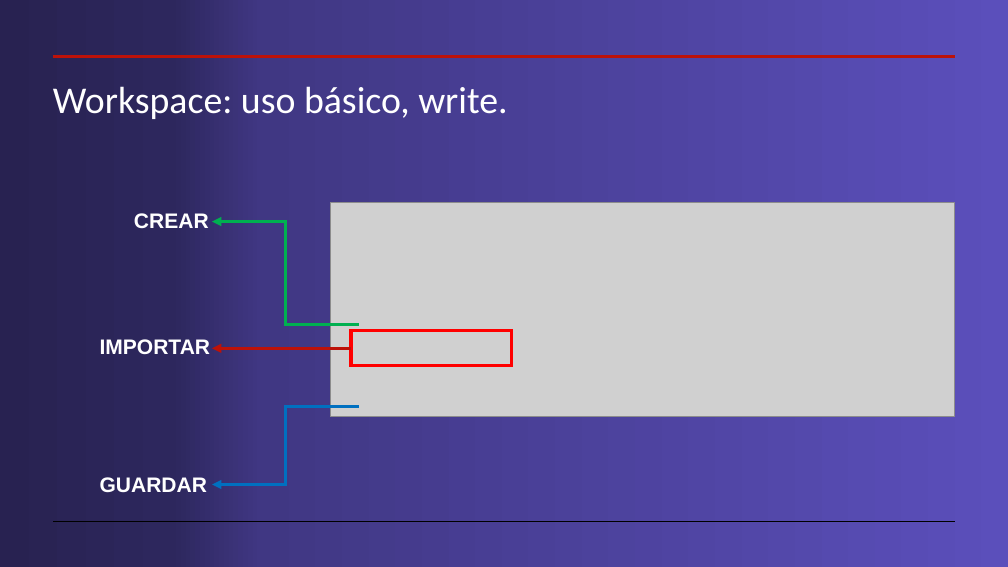
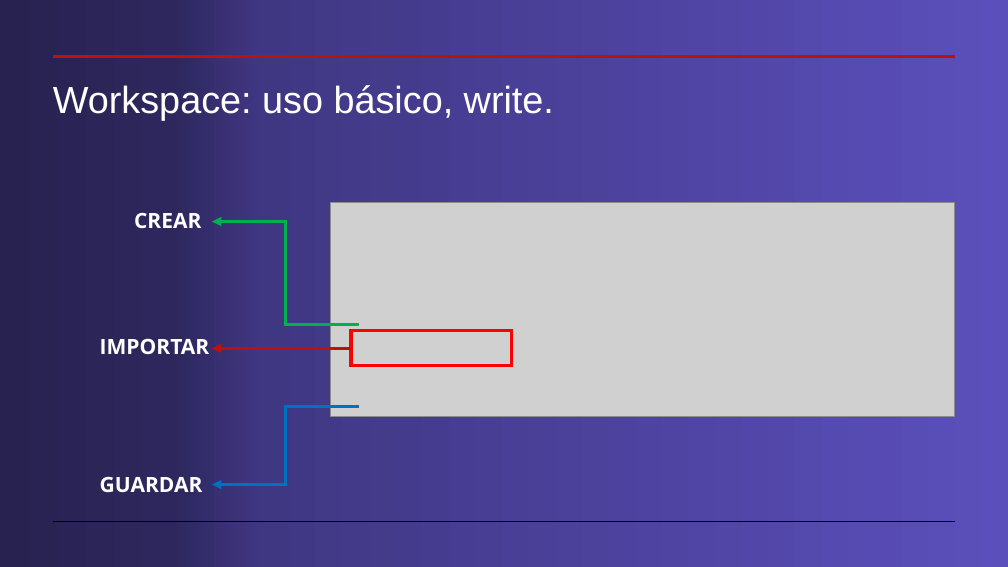
Before and after one commit to cdavidgutierrez/ProyectoFinal_CERN_ROOT, a slide deck: slide 4 of Workspaces en root.pptx. Drawn at 1008x567 pixels with LibreOffice and Linux fonts; fonts in the diff are those of the drawing; grey boxes stand for pictures. Boxes give left, top, right and bottom in pixels: in the first picture for what was removed or moved away, otherwise in the second. Text is boxed around its words. In the diff, an @@ line names an element or a change of style, - is before the commit and + after.

```diff
--- a/Workspaces en root.pptx
+++ b/Workspaces en root.pptx
@@ title "Workspace: uso básico, write." at box(53, 85, 554, 120): font Calibri to Arial @@
@@ font Arial to Open Sans in 3 elements at box(134, 213, 201, 228), box(100, 338, 210, 354), box(100, 477, 203, 492) @@
```
Also in this commit, not shown: 13 other slides changed, 2 slides added.
